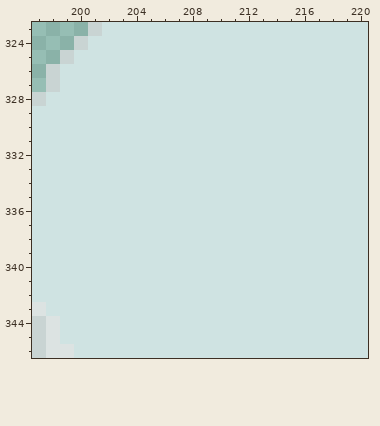
Edited in one commit: pixel-art file (assets/tile_system/tiles_snow_x4_bottom.aseprite). The picture above was drawn from the file before the commit.
480x384 pixels, 1 frame. Colours within 5 levels of each other are drawn and written as one. Shown: x 197..220, y 323..346. The commit also changed other parts of the picture, which this record leaves out.
The same view after the edit:
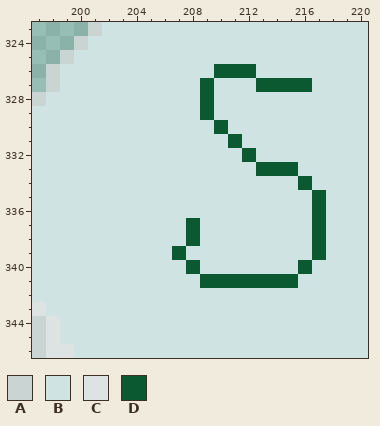
Palette (. is transparent): A #c9d4d3  B #cfe3e2  C #dce3e2  D #0b5931
Change:
y 326: x 210..212 BBB -> DDD
y 327: x 209 B -> D; x 213..216 BBBB -> DDDD
y 328..329: x 209 B -> D
y 330: x 210 B -> D
y 331: x 211 B -> D
y 332: x 212 B -> D
y 333: x 213..215 BBB -> DDD
y 334: x 216 B -> D
y 335..336: x 217 B -> D
y 337..338: x 208 B -> D; x 217 B -> D
y 339: x 207 B -> D; x 217 B -> D
y 340: x 208 B -> D; x 216 B -> D
y 341: x 209..215 BBBBBBB -> DDDDDDD
